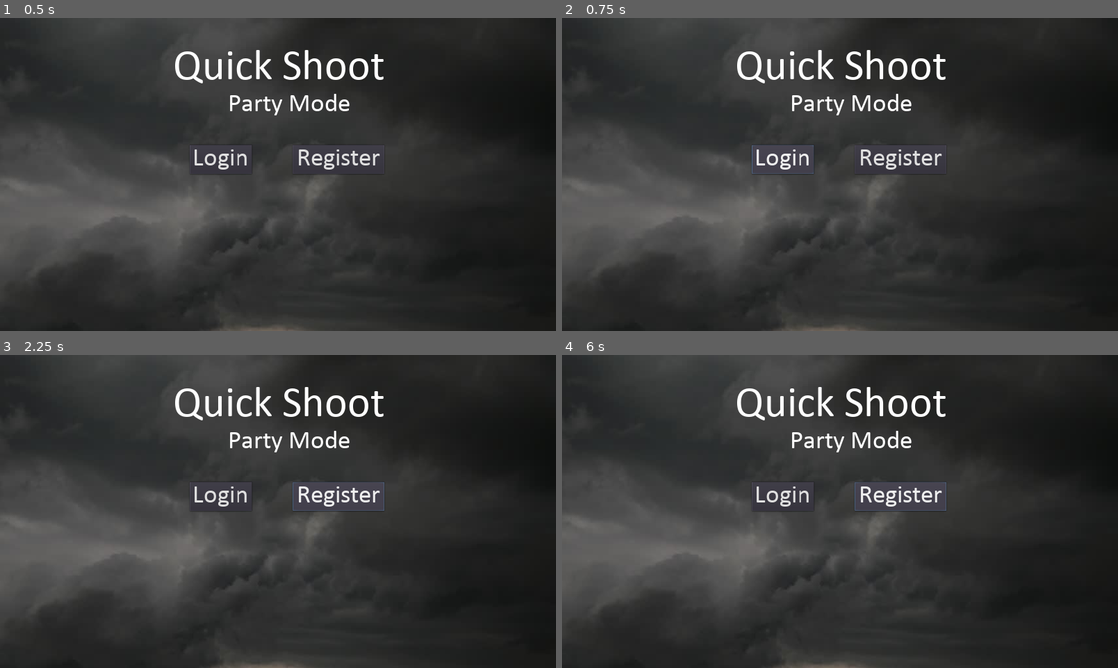
Above: before the commit, frames 1-4 (two rows, left to right).
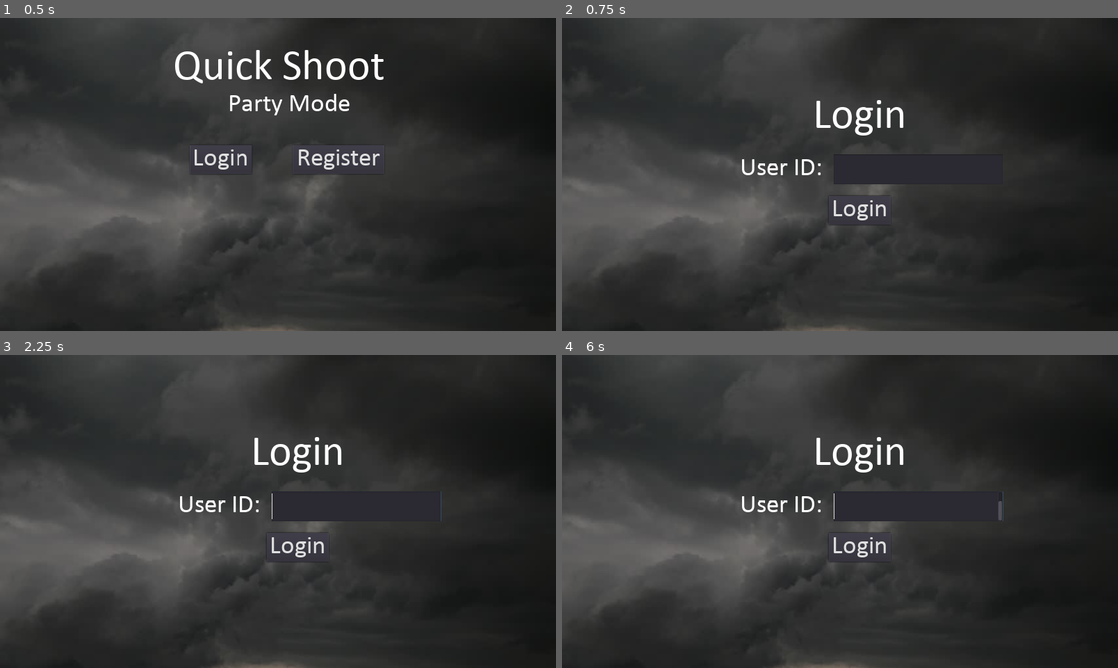
Above: after the commit, the same moments.

Repository: iamdejan/QuickShoot_Party
Game: Godot game, scene res://scenes/Home.tscn
The game is run twice, just before and just after one commit, with the same random seed, the same clock (stepped at 60 frames per second) and the same inputs. Before the commit the project has no main scene; this scene is started directly in both runs.
Inputs (mouse positions are in pixels of both pictures, inside the frame that each line leads up to):
- Up to frame 1 (0.5 s): no input
- Up to frame 2 (0.75 s): click "Login" at 0.5 s
- Up to frame 3 (2.25 s): click "Login" at 1.25 s; click (339, 495) at 2 s, where only the run before the commit has a clickable "Register"
- Up to frame 4 (6 s): click "Login" at 2.75 s; click (901, 495) at 3.5 s, where only the run before the commit has a clickable "Register"; click "Login" at 4.25 s; click (901, 495) at 5 s, where only the run before the commit has a clickable "Register"; tap Enter at 5.75 s

Frame 1 is identical in both runs. In frame 2, 3.7% of the frame differs, in the area x 31-73%, y 10-67%; in frame 3, 4.3%; in frame 4, 4.3%, in the area x 31-80%, y 10-67%.

Commit message:
Add scene URLs

Diff:
--- a/project.godot
+++ b/project.godot
@@ -16,7 +16,12 @@
 [application]
 
 config/name="QuickShoot_Party"
+run/main_scene="res://scenes/Home.tscn"
 config/icon="res://icon.png"
+
+[autoload]
+
+Session="*res://scenes/Session.tscn"
 
 [display]
 
--- a/scenes/Home.tscn
+++ b/scenes/Home.tscn
@@ -1,26 +1,28 @@
-[gd_scene load_steps=6 format=2]
+[gd_scene load_steps=7 format=2]
 
-[ext_resource path="res://assets/cloudy-bg.jpg" type="Texture" id=1]
-[ext_resource path="res://fonts/Calibri.ttf" type="DynamicFontData" id=2]
+[ext_resource path="res://scripts/Home.gd" type="Script" id=1]
+[ext_resource path="res://assets/cloudy-bg.jpg" type="Texture" id=2]
+[ext_resource path="res://fonts/Calibri.ttf" type="DynamicFontData" id=3]
 
 [sub_resource type="DynamicFont" id=1]
 size = 100
-font_data = ExtResource( 2 )
+font_data = ExtResource( 3 )
 
 [sub_resource type="DynamicFont" id=2]
 size = 60
-font_data = ExtResource( 2 )
+font_data = ExtResource( 3 )
 
 [sub_resource type="DynamicFont" id=3]
 size = 60
-font_data = ExtResource( 2 )
+font_data = ExtResource( 3 )
 
 [node name="Home" type="Node2D"]
+script = ExtResource( 1 )
 
 [node name="cloudy-bg" type="Sprite" parent="."]
 position = Vector2( -1.74475, -0.145905 )
 scale = Vector2( 1.51041, 1.51041 )
-texture = ExtResource( 1 )
+texture = ExtResource( 2 )
 centered = false
 
 [node name="MainTitle" type="Label" parent="."]
@@ -58,3 +60,5 @@
 rect_pivot_offset = Vector2( 40.3698, 18.511 )
 custom_fonts/font = SubResource( 3 )
 text = "Register"
+[connection signal="pressed" from="LoginButton" to="." method="_on_LoginButton_pressed"]
+[connection signal="pressed" from="RegisterButton" to="." method="_on_RegisterButton_pressed"]
--- a/scenes/Session.tscn
+++ b/scenes/Session.tscn
@@ -1,3 +1,6 @@
-[gd_scene format=2]
+[gd_scene load_steps=2 format=2]
+
+[ext_resource path="res://scripts/Session.gd" type="Script" id=1]
 
 [node name="Node" type="Node"]
+script = ExtResource( 1 )
--- /dev/null
+++ b/scripts/Home.gd
@@ -0,0 +1,10 @@
+extends Node2D
+
+func _on_LoginButton_pressed():
+	get_tree().change_scene(Session.build_scene_URL("Login"))
+	pass
+
+
+func _on_RegisterButton_pressed():
+	get_tree().change_scene(Session.build_scene_URL("Register"))
+	pass
--- /dev/null
+++ b/scripts/Session.gd
@@ -0,0 +1,15 @@
+extends Node
+
+const prefix = "res://scenes/"
+const extension = "tscn"
+const scene_URL = {
+	"Game": "Game",
+	"Login": "Login",
+	"Register": "Register",
+	"Room": "Room",
+	"Home": "Home",
+	"Dashboard": "Dashboard"
+}
+
+static func build_scene_URL(key) -> String:
+	return prefix + scene_URL[key] + "." + extension
